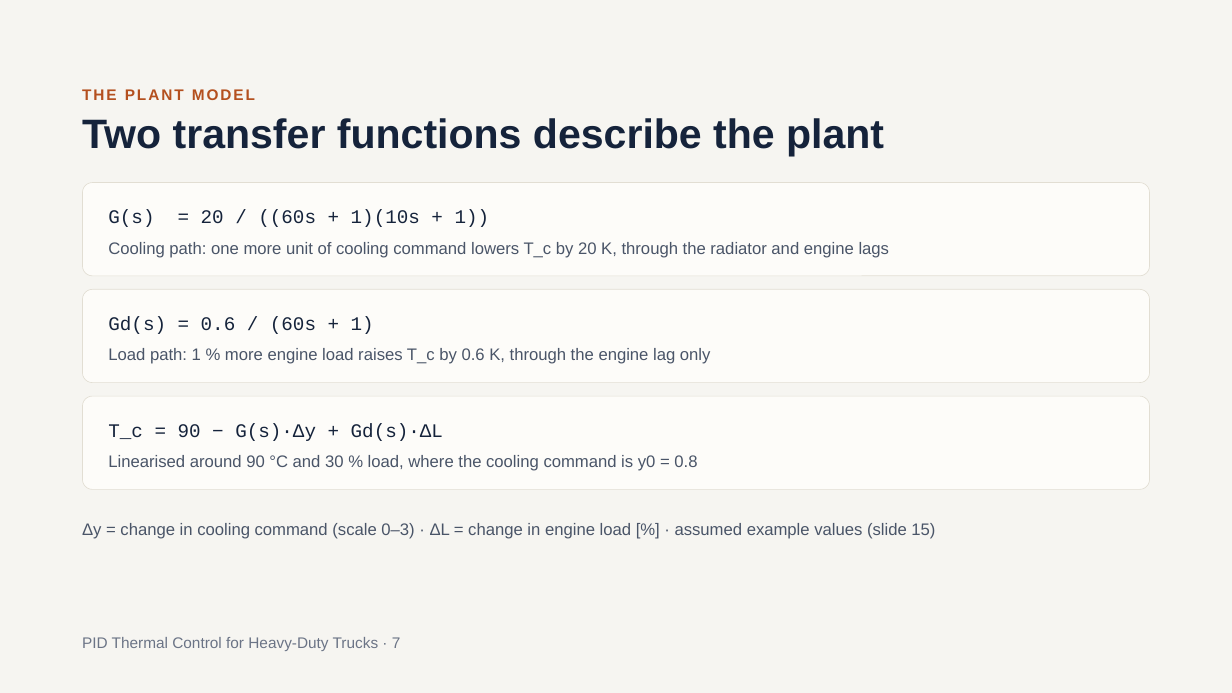
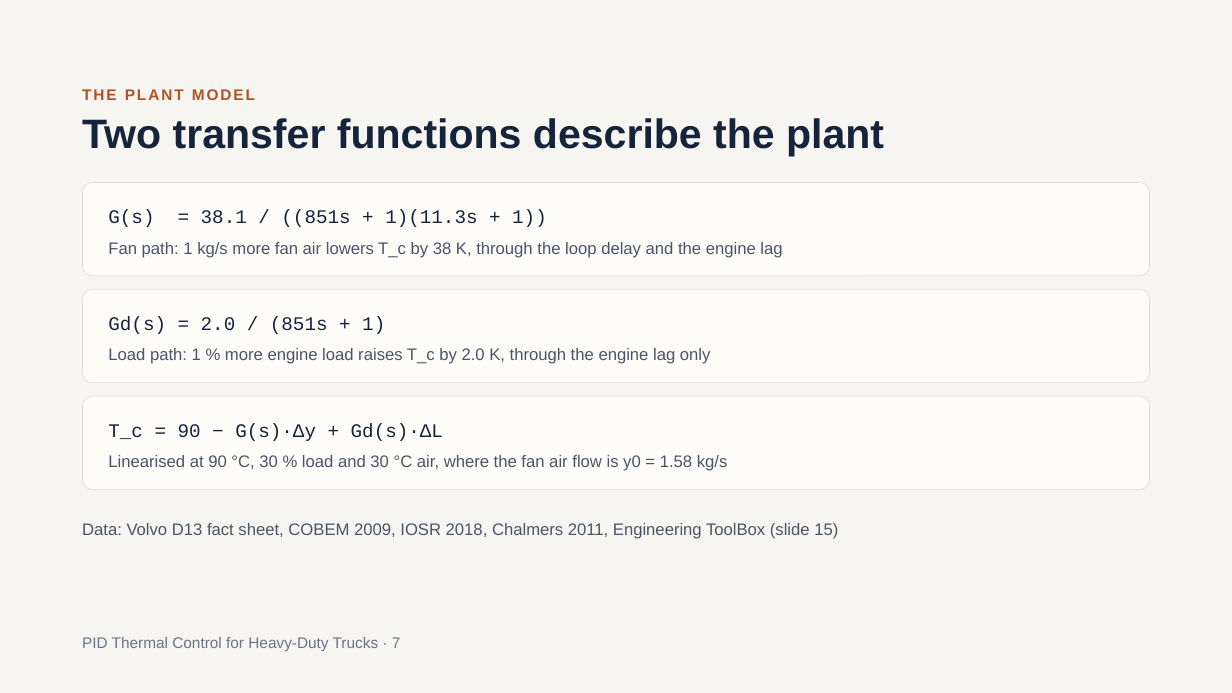
Before and after one commit to SushanthBibi/PID-Cooling-matlab, a slide deck: slide 7 of PID_Thermal_Control_for_Heavy-Duty_Trucks_v2.pptx. Drawn at 1232x693 pixels with LibreOffice and Linux fonts; fonts in the diff are those of the drawing. Boxes give left, top, right and bottom in pixels: in the first picture for what was removed or moved away, otherwise in the second. Text is boxed around its words. In the diff, an @@ line names an element or a change of style, - is before the commit and + after.

```diff
--- a/PID_Thermal_Control_for_Heavy-Duty_Trucks_v2.pptx
+++ b/PID_Thermal_Control_for_Heavy-Duty_Trucks_v2.pptx
@@ text at <box>108,210,547,227</box>: text changed @@
-G(s) = 20 / ((60s + 1)(10s + 1))
+G(s) = 38.1 / ((851s + 1)(11.3s + 1))
@@ text at <box>108,242,782,258</box>: text changed @@
-Cooling path: one more unit of cooling command lowers T_c by 20 K, through the radiator and engine lags
+Fan path: 1 kg/s more fan air lowers T_c by 38 K, through the loop delay and the engine lag
@@ text at <box>108,317,385,334</box>: text changed @@
-Gd(s) = 0.6 / (60s + 1)
+Gd(s) = 2.0 / (851s + 1)
@@ text at <box>108,348,711,364</box>: text changed @@
-Load path: 1 % more engine load raises T_c by 0.6 K, through the engine lag only
+Load path: 1 % more engine load raises T_c by 2.0 K, through the engine lag only
@@ text at <box>108,455,728,471</box>: text changed @@
-Linearised around 90 °C and 30 % load, where the cooling command is y0 = 0.8
+Linearised at 90 °C, 30 % load and 30 °C air, where the fan air flow is y0 = 1.58 kg/s
@@ text at <box>82,523,838,539</box>: text changed @@
-Δy = change in cooling command (scale 0–3) · ΔL = change in engine load [%] · assumed example values (slide 15)
+Data: Volvo D13 fact sheet, COBEM 2009, IOSR 2018, Chalmers 2011, Engineering ToolBox (slide 15)
```
Also in this commit, not shown: 8 other slides changed.
